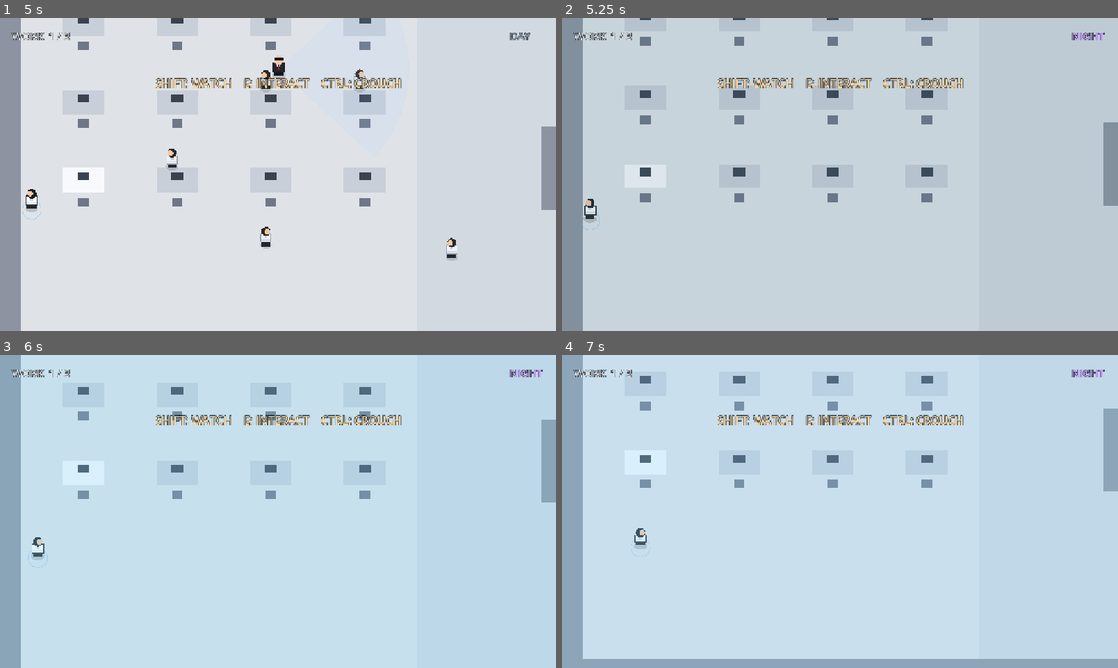
Above: before the commit, frames 1-4 (two rows, left to right).
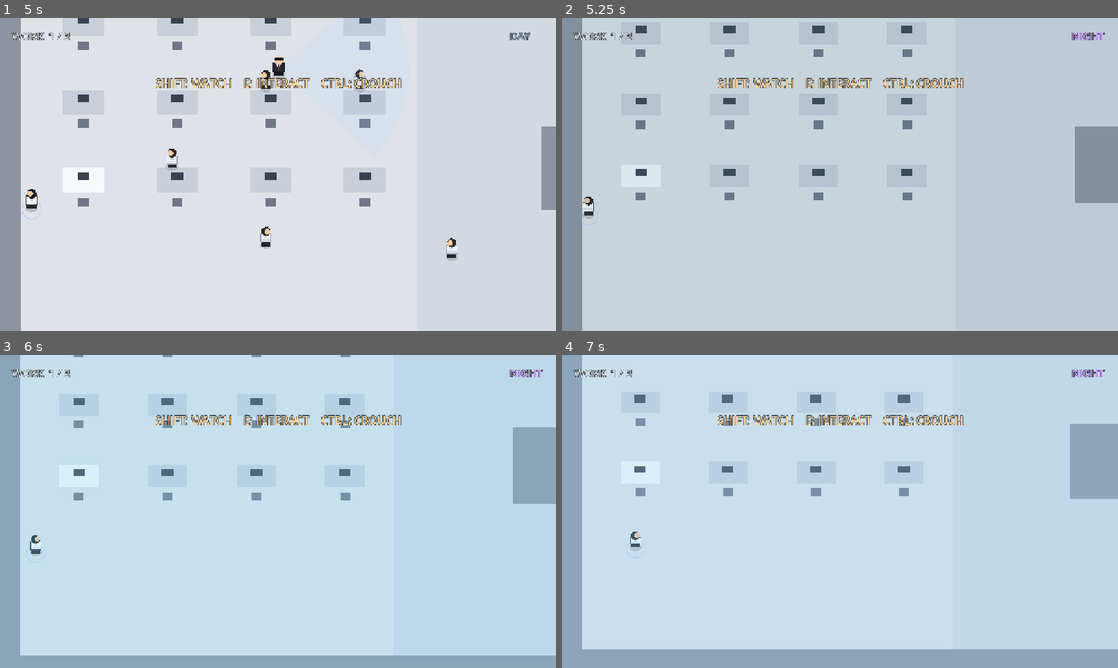
Above: after the commit, the same moments.

Repository: sunlightYY/hardwork
Game: Godot game, scene res://scenes/main.tscn
The game is run twice, just before and just after one commit, with the same random seed, the same clock (stepped at 60 frames per second) and the same inputs.
Inputs:
- Up to frame 1 (5 s): hold D (move_right) 0.53-1.28 s; hold Ctrl (crouch) 0.53-1.28 s; hold S (move_down) 1.28-2.03 s; tap E (interact) at 1.35, 4.35 s; hold D (move_right) 2.03-2.78 s; tap Shift (toggle_phase) at 2.1 s; hold W (move_up) 2.78-3.53 s; tap C at 2.85 s; hold Ctrl (crouch) 3.53-4.28 s; hold A (move_left) from 3.53 s (still down)
- Up to frame 2 (5.25 s): release A (move_left) at 5.03 s; hold S (move_down) from 5.03 s (still down); tap Shift (toggle_phase) at 5.1 s
- Up to frame 3 (6 s): release S (move_down) at 5.78 s; hold D (move_right) from 5.78 s (still down); tap C at 5.85 s
- Up to frame 4 (7 s): release D (move_right) at 6.53 s; hold W (move_up) from 6.53 s (still down); hold Ctrl (crouch) from 6.53 s (still down)

Frame 1 is identical in both runs. In frame 2, 3.7% of the frame differs, in the area x 3-100%, y 0-100%; in frame 3, 6.9%; in frame 4, 6.4%.

Commit message:
加入转角伪 3D 镜头
转向超过 60° 时镜头带惯性甩出角度、拉远并轻微压扁，0.7 秒回正；
镜头逻辑独立成 drone_camera.gd，关卡下方补一层楼外暗色底板遮住旋转露出的空白。

Diff:
--- a/project.godot
+++ b/project.godot
@@ -25,4 +25,5 @@
 
 renderer/rendering_method="gl_compatibility"
 renderer/rendering_method.mobile="gl_compatibility"
+environment/defaults/default_clear_color=Color(0.06, 0.07, 0.09, 1)
 textures/canvas_textures/default_texture_filter=0
--- /dev/null
+++ b/scripts/drone_camera.gd
@@ -0,0 +1,48 @@
+extends Camera2D
+
+const FOLLOW_OFFSET := Vector2(0, -60)
+const SWAY := Vector2(6.0, 4.0)
+
+const SWING_TIME := 0.7
+const SWING_ANGLE := 0.21
+const SWING_ZOOM := 0.93
+const SWING_SQUASH := 0.955
+const TURN_TRIGGER := 0.5
+
+var target: Node2D
+var time := 0.0
+var swing := 1.0
+var swing_sign := 1.0
+var last_dir := Vector2.ZERO
+
+func _ready() -> void:
+	position_smoothing_enabled = false
+	global_position = target.global_position + FOLLOW_OFFSET
+	make_current()
+
+func _process(delta: float) -> void:
+	if target == null:
+		return
+	time += delta
+
+	var dir: Vector2 = target.dir
+	if dir != Vector2.ZERO:
+		if last_dir != Vector2.ZERO and swing >= 1.0 and last_dir.dot(dir) < TURN_TRIGGER:
+			var cross := last_dir.x * dir.y - last_dir.y * dir.x
+			swing_sign = -signf(cross)
+			swing = 0.0
+		last_dir = dir
+
+	var sway := Vector2(sin(time * 0.7) * SWAY.x, cos(time * 0.53) * SWAY.y)
+	var goal: Vector2 = target.global_position + FOLLOW_OFFSET + sway
+	global_position = global_position.lerp(goal, 1.0 - exp(-3.2 * delta))
+
+	if swing < 1.0:
+		swing = minf(1.0, swing + delta / SWING_TIME)
+		var wave := sin(PI * swing)
+		rotation = SWING_ANGLE * swing_sign * wave
+		var pulled := 1.0 - (1.0 - SWING_ZOOM) * wave
+		zoom = Vector2(pulled, pulled * (1.0 - (1.0 - SWING_SQUASH) * wave))
+	else:
+		rotation = lerp_angle(rotation, 0.0, 1.0 - exp(-8.0 * delta))
+		zoom = zoom.lerp(Vector2.ONE, 1.0 - exp(-8.0 * delta))
--- a/scripts/level.gd
+++ b/scripts/level.gd
@@ -40,6 +40,13 @@
 	_apply_phase()
 
 func _build_floor() -> void:
+	var backdrop := ColorRect.new()
+	backdrop.color = Color("14171e")
+	backdrop.position = Vector2(-1200, -1200)
+	backdrop.size = MAP_SIZE + Vector2(2400, 2400)
+	backdrop.mouse_filter = Control.MOUSE_FILTER_IGNORE
+	add_child(backdrop)
+
 	var floor := ColorRect.new()
 	floor.color = Color("dfe3e8")
 	floor.size = MAP_SIZE
--- a/scripts/main.gd
+++ b/scripts/main.gd
@@ -1,11 +1,13 @@
 extends Node2D
+
+const DRONE := preload("res://scripts/drone_camera.gd")
 
 const LEVEL_SIZE := Vector2(2112, 1056)
 const CAMERA_OFFSET := Vector2(0, -60)
 
 var level: Node2D
 var player: Node2D
-var camera: Camera2D
+var camera
 var tint: ColorRect
 var fade: ColorRect
 var task_label: Label
@@ -17,7 +19,6 @@
 
 var message_timer := 0.0
 var busy := false
-var drone_time := 0.0
 var controls_hint_shown := false
 
 func _ready() -> void:
@@ -35,16 +36,9 @@
 	_intro()
 
 func _process(delta: float) -> void:
-	drone_time += delta
-	_follow_camera(delta)
 	_paint_tint(delta)
 	_paint_hud(delta)
 	_layout()
-
-func _follow_camera(delta: float) -> void:
-	var sway := Vector2(sin(drone_time * 0.7) * 6.0, cos(drone_time * 0.53) * 4.0)
-	var target: Vector2 = player.global_position + CAMERA_OFFSET + sway
-	camera.global_position = camera.global_position.lerp(target, 1.0 - exp(-3.2 * delta))
 
 func _paint_tint(delta: float) -> void:
 	var target := Color(0, 0, 0, 0)
@@ -103,14 +97,13 @@
 	layer.add_child(tint)
 
 func _build_camera() -> void:
-	camera = Camera2D.new()
+	camera = DRONE.new()
+	camera.target = player
 	camera.limit_left = 0
 	camera.limit_top = 0
 	camera.limit_right = int(LEVEL_SIZE.x)
 	camera.limit_bottom = int(LEVEL_SIZE.y)
 	add_child(camera)
-	camera.global_position = player.global_position + CAMERA_OFFSET
-	camera.make_current()
 
 func _build_hud() -> void:
 	var layer := CanvasLayer.new()
Not shown, changed: docs/design.md
